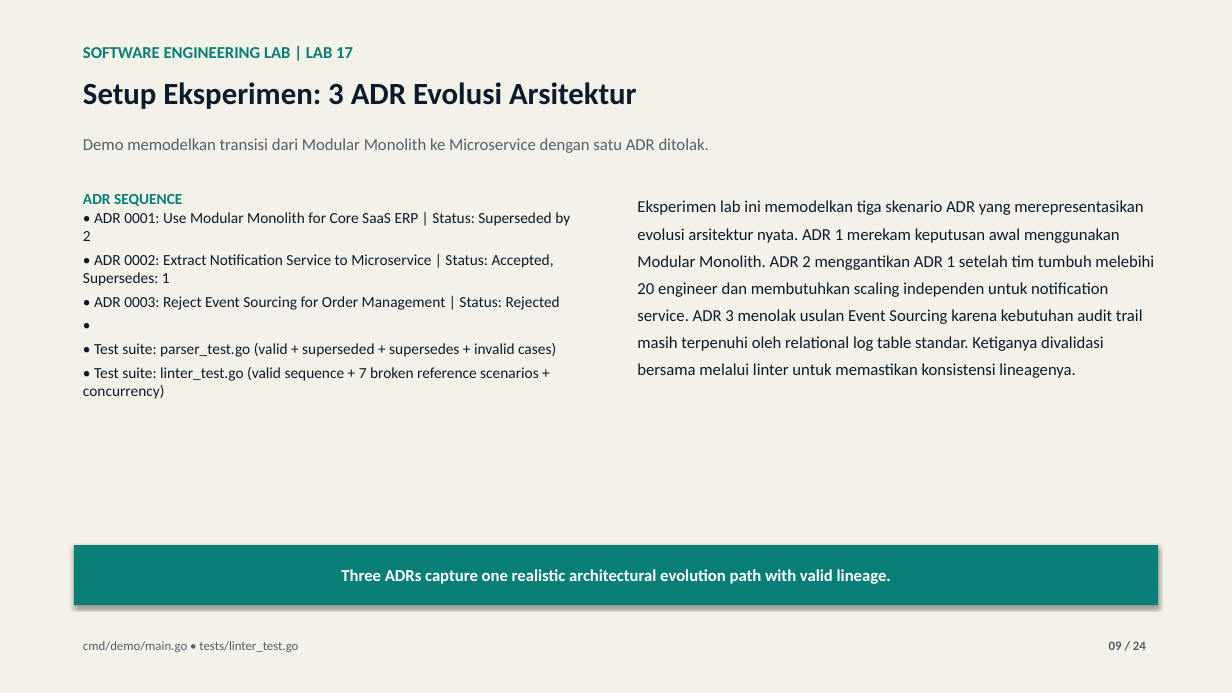
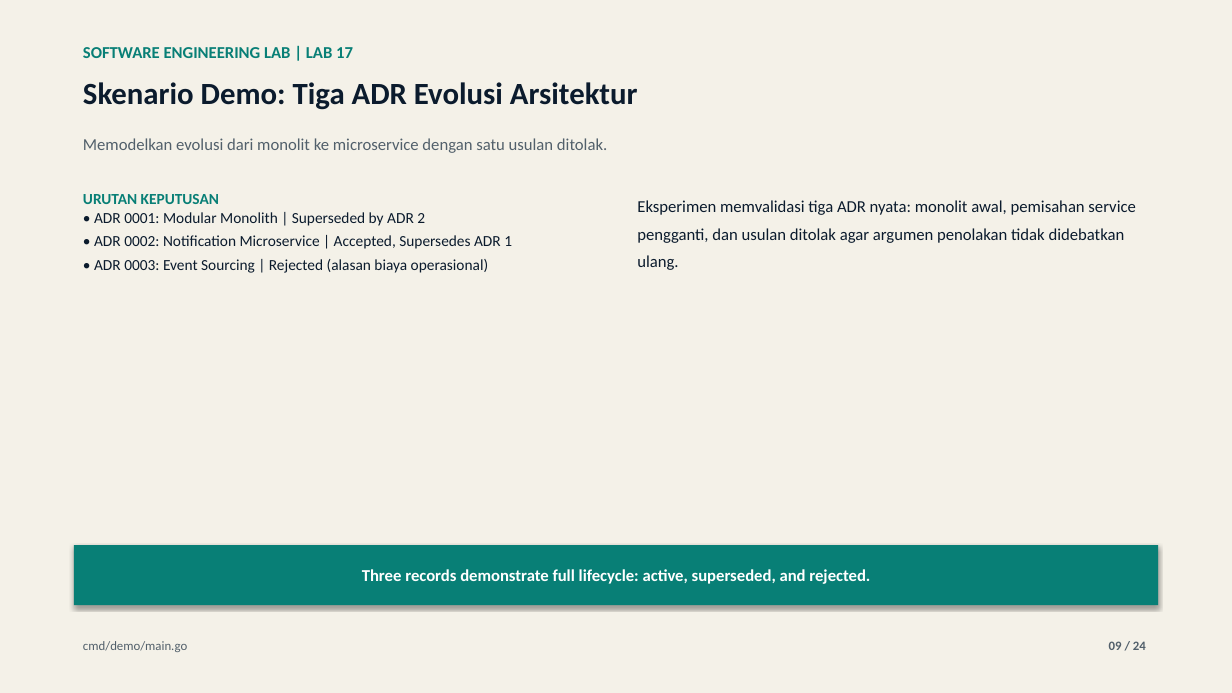
Before and after one commit to lukman-ss/software-engineering-lab, a slide deck: slide 9 of labs/17-architecture-decision-record/result/linkedin/lab-17-architecture-decision-record-carousel.pptx. Drawn at 1232x693 pixels with LibreOffice and Linux fonts; fonts in the diff are those of the drawing. Boxes give left, top, right and bottom in pixels: in the first picture for what was removed or moved away, otherwise in the second. Text is boxed around its words. In the diff, an @@ line names an element or a change of style, - is before the commit and + after.

```diff
--- a/labs/17-architecture-decision-record/result/linkedin/lab-17-architecture-decision-record-carousel.pptx
+++ b/labs/17-architecture-decision-record/result/linkedin/lab-17-architecture-decision-record-carousel.pptx
@@ text at <box>83,82,638,110</box>: text changed @@
-Setup Eksperimen: 3 ADR Evolusi Arsitektur
+Skenario Demo: Tiga ADR Evolusi Arsitektur
@@ text at <box>83,138,607,153</box>: text changed @@
-Demo memodelkan transisi dari Modular Monolith ke Microservice dengan satu ADR ditolak.
+Memodelkan evolusi dari monolit ke microservice dengan satu usulan ditolak.
@@ text at <box>83,194,512,273</box>: text changed @@
-ADR SEQUENCE
-• ADR 0001: Use Modular Monolith for Core SaaS ERP | Status: Superseded by 2
-• ADR 0002: Extract Notification Service to Microservice | Status: Accepted, Supersedes: 1
-• ADR 0003: Reject Event Sourcing for Order Management | Status: Rejected
-•
-• Test suite: parser_test.go (valid + superseded + supersedes + invalid cases)
-• Test suite: linter_test.go (valid sequence + 7 broken reference scenarios + concurrency)
+URUTAN KEPUTUSAN
+• ADR 0001: Modular Monolith | Superseded by ADR 2
+• ADR 0002: Notification Microservice | Accepted, Supersedes ADR 1
+• ADR 0003: Event Sourcing | Rejected (alasan biaya operasional)
@@ text at <box>637,200,1135,270</box>: text changed @@
-Eksperimen lab ini memodelkan tiga skenario ADR yang merepresentasikan evolusi arsitektur nyata. ADR 1 merekam keputusan awal menggunakan Modular Monolith. ADR 2 menggantikan ADR 1 setelah tim tumbuh melebihi 20 engineer dan membutuhkan scaling independen untuk notification service. ADR 3 menolak usulan Event Sourcing karena kebutuhan audit trail masih terpenuhi oleh relational log table standar. Ketiganya divalidasi bersama melalui linter untuk memastikan konsistensi lineagenya.
+Eksperimen memvalidasi tiga ADR nyata: monolit awal, pemisahan service pengganti, dan usulan ditolak agar argumen penolakan tidak didebatkan ulang.
@@ text in rectangle at <box>362,569,870,584</box>: text changed @@
-Three ADRs capture one realistic architectural evolution path with valid lineage.
+Three records demonstrate full lifecycle: active, superseded, and rejected.
@@ text at <box>83,641,187,652</box>: text changed @@
-cmd/demo/main.go • tests/linter_test.go
+cmd/demo/main.go
```
Also in this commit, not shown: 21 other slides changed, 5 other files.
